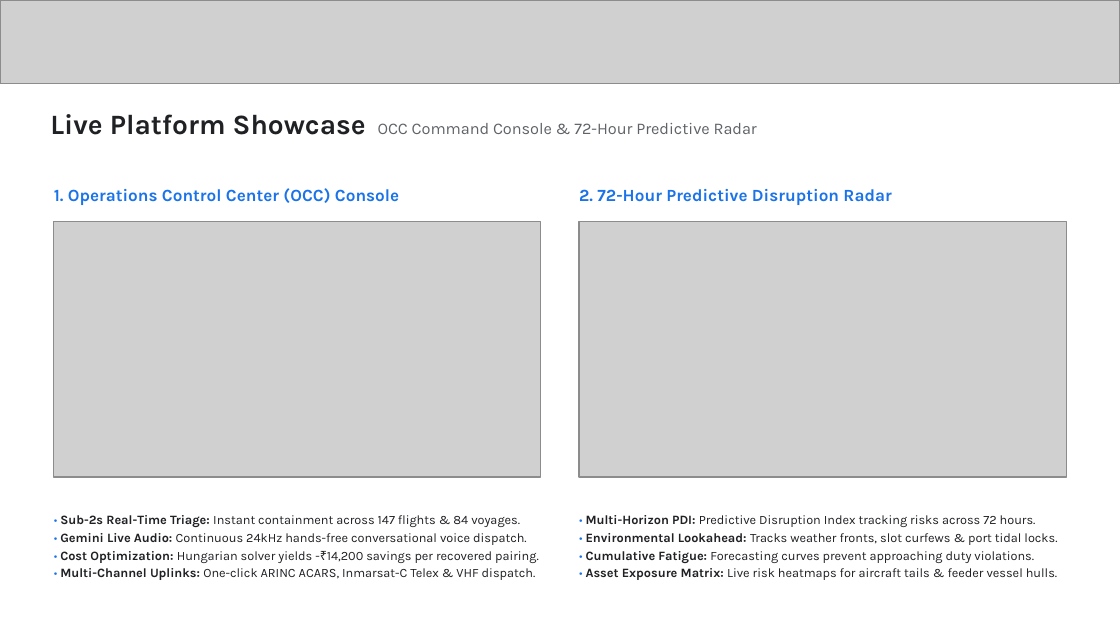
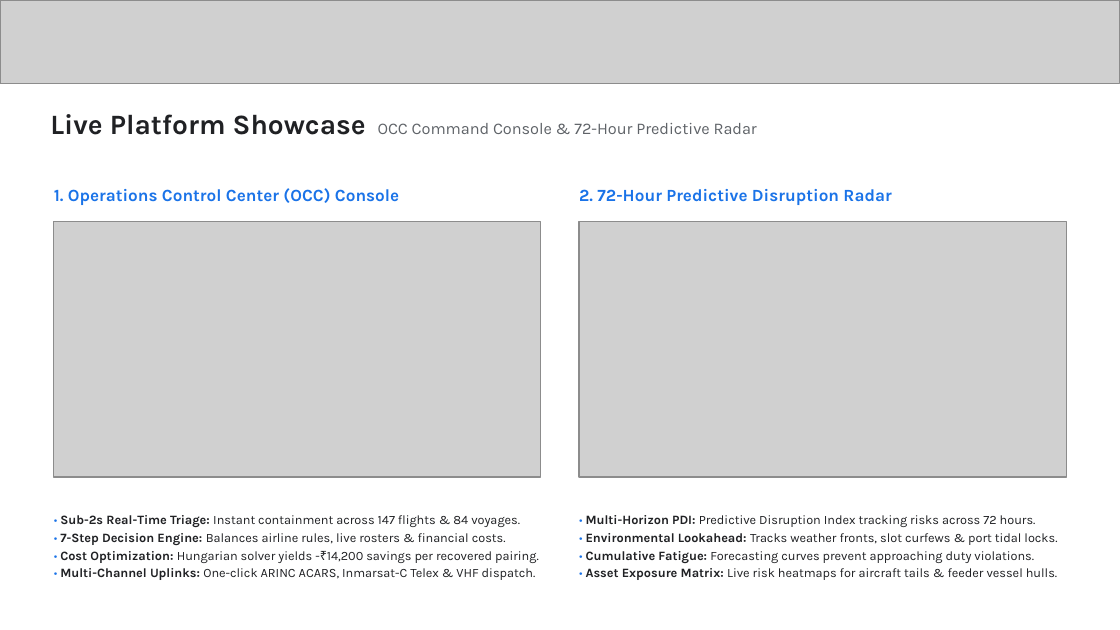
Before and after one commit to chiraghs/crewops, a slide deck: slide 7 of submission/CrewOps - Startup Buildathon Idea Submission.pptx. Drawn at 1120x630 pixels with LibreOffice and Linux fonts; fonts in the diff are those of the drawing; grey boxes stand for pictures. Boxes give left, top, right and bottom in pixels: in the first picture for what was removed or moved away, otherwise in the second. Text is boxed around its words. In the diff, an @@ line names an element or a change of style, - is before the commit and + after.

Commit message:
docs: add 7-step configurable decision engine balancing airline rules, rosters, and financial costs

```diff
--- a/submission/CrewOps - Startup Buildathon Idea Submission.pptx
+++ b/submission/CrewOps - Startup Buildathon Idea Submission.pptx
@@ text at (60,533,506,545): text changed @@
-• Gemini Live Audio: Continuous 24kHz hands-free conversational voice dispatch.
+• 7-Step Decision Engine: Balances airline rules, live rosters & financial costs.
```
Also in this commit, not shown: 2 other slides changed, 3 other files.
